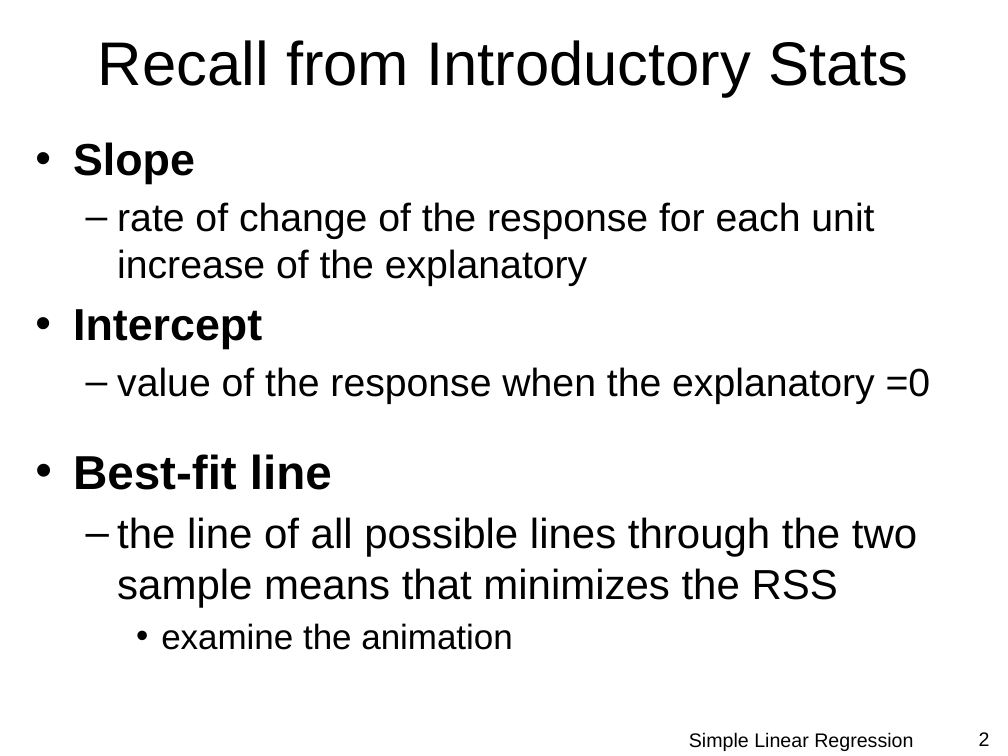
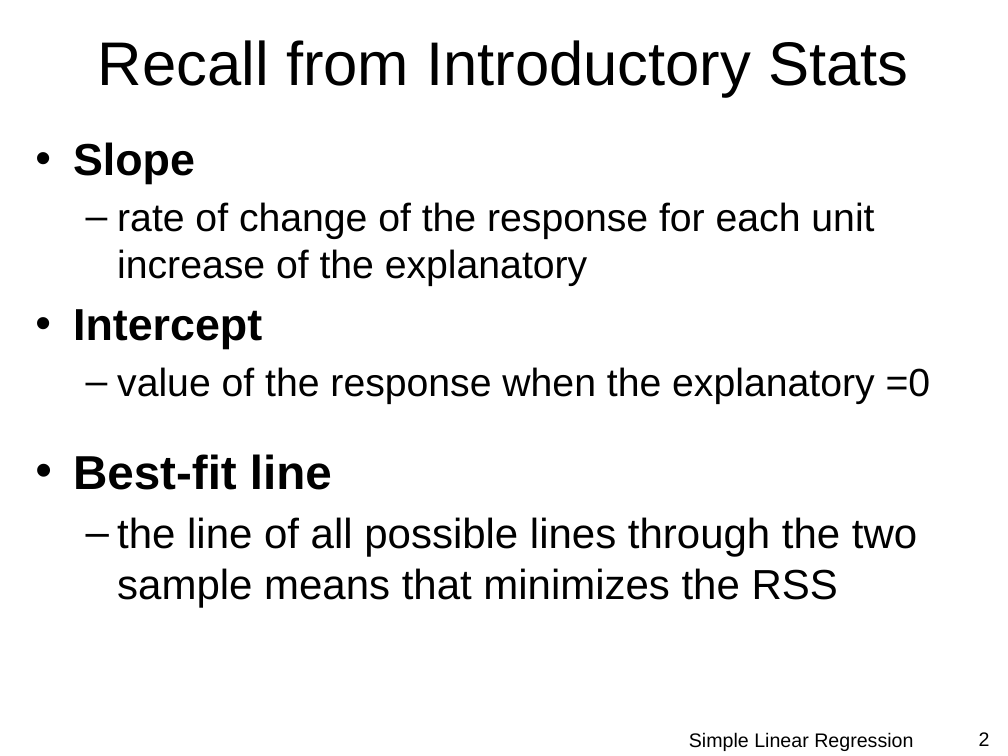
Before and after one commit to droglenc/NCMTH207, a slide deck: slide 2 of modules/SLRegression/PPT.pptx. Drawn at 1008x756 pixels with LibreOffice and Linux fonts; fonts in the diff are those of the drawing; background and template pictures are left out. Boxes give left, top, right and bottom in pixels: in the first picture for what was removed or moved away, otherwise in the second. Text is boxed around its words. In the diff, an @@ line names an element or a change of style, - is before the commit and + after.

```diff
--- a/modules/SLRegression/PPT.pptx
+++ b/modules/SLRegression/PPT.pptx
@@ text at bbox=[161, 623, 512, 650]: paragraph removed @@
-    • examine the animation
```
Also in this commit, not shown: 10 other slides changed, 20 other files.
